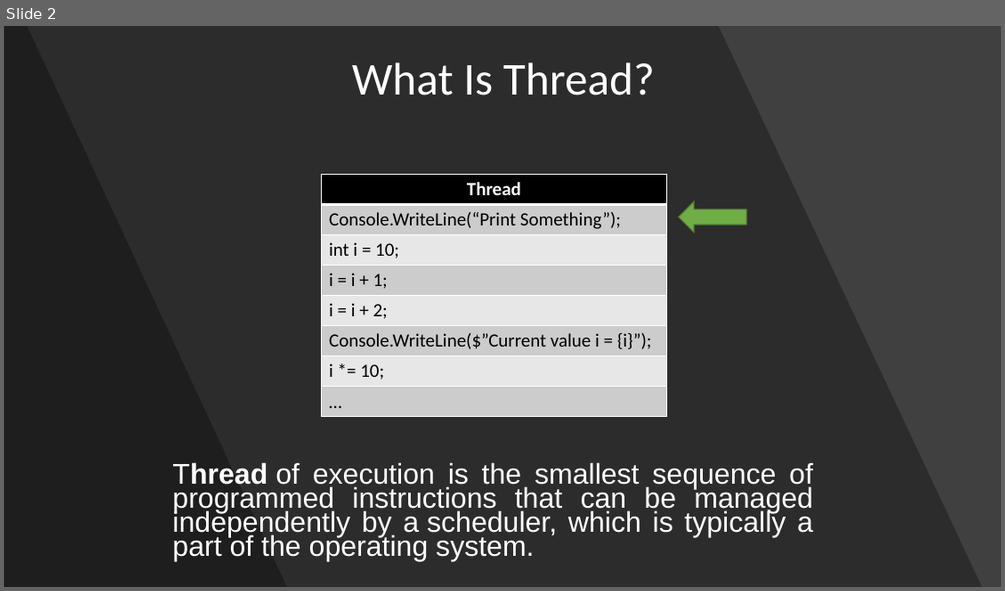
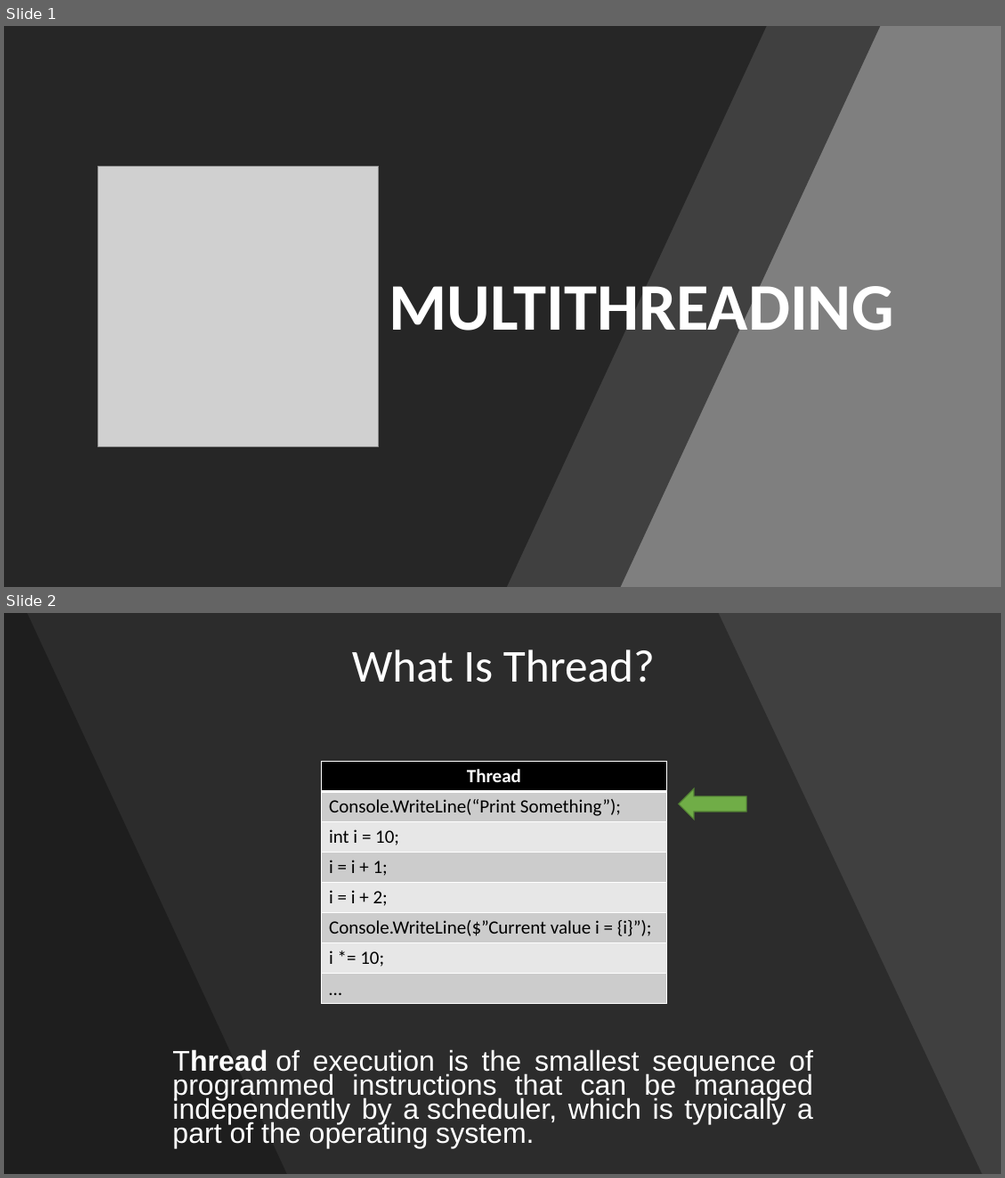
Before and after one commit to GlobusAzure000/Courses, a slide deck: MultiThreading/!Materials/Multithreading - Animation.pptx. Shown one above the other, each under a label of ours: slide 2 before the commit, slides 1 and 2 after it. The pictures are 1005x591 and 1005x1178 pixels, drawn with LibreOffice and Linux fonts; fonts in the diff are those of the drawing; grey boxes stand for pictures. Boxes give left, top, right and bottom in pixels: in the first picture for what was removed or moved away, otherwise in the second. Text is boxed around its words. In the diff, an @@ line names an element or a change of style, - is before the commit and + after.

```diff
--- a/MultiThreading/!Materials/Multithreading - Animation.pptx
+++ b/MultiThreading/!Materials/Multithreading - Animation.pptx
@@ slide 1 added at [4, 26, 1001, 587], background #7C7C7C @@
@@ rectangle added at [4, 26, 1001, 587], fill #7F7F7F @@
@@ freeform shape added at [4, 26, 767, 587], fill #262626 @@
@@ freeform shape added at [105, 26, 881, 587], fill #262626 at 70% opacity @@
@@ picture added at [98, 166, 379, 446] @@
@@ title added at [389, 274, 894, 345], 64 pt, text #FFFFFF, bold @@
+MULTITHREADING
```
Also in this commit, not shown: 1 slide changed, 1 slide removed, 1 other file.
